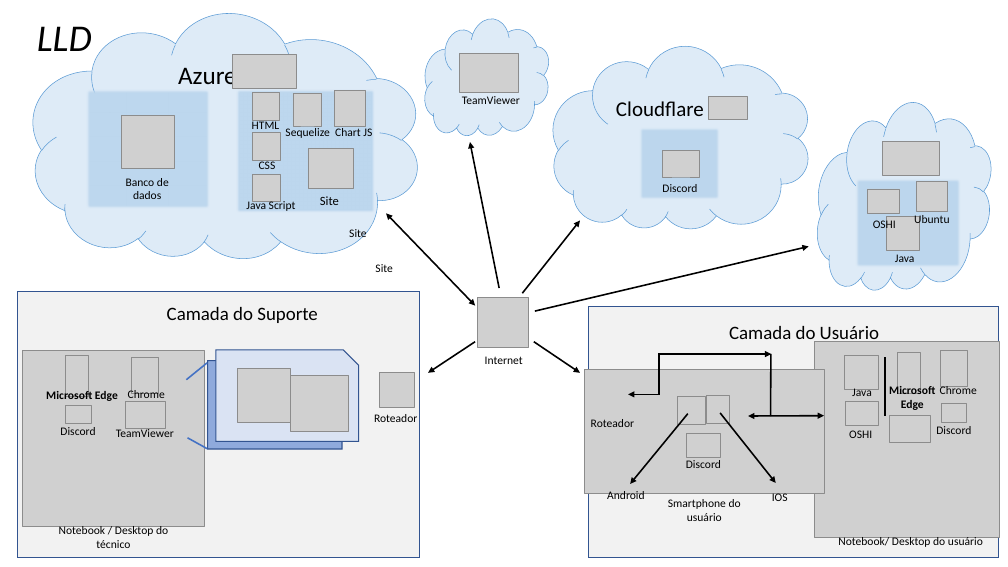
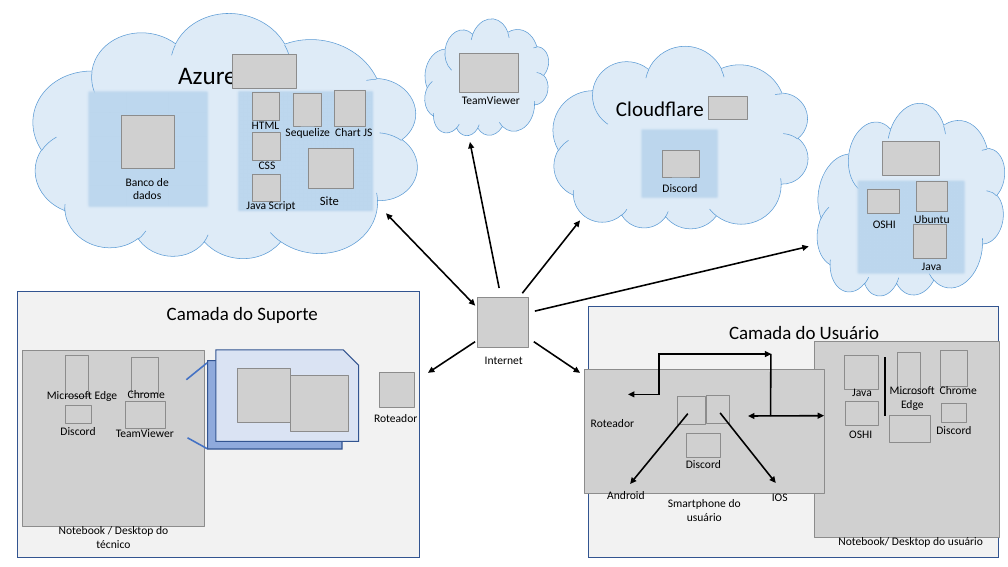
Before and after one commit to BandTec/grupo-05-adsa-20201, a slide deck: slide 1 of Análise do sistema/LLD/LLD.pptx. Drawn at 1008x567 pixels with LibreOffice and Linux fonts; fonts in the diff are those of the drawing; grey boxes stand for pictures. Boxes give left, top, right and bottom in pixels: in the first picture for what was removed or moved away, otherwise in the second. Text is boxed around its words. In the diff, an @@ line names an element or a change of style, - is before the commit and + after.

```diff
--- a/Análise do sistema/LLD/LLD.pptx
+++ b/Análise do sistema/LLD/LLD.pptx
@@ text removed at [37,26,92,51] @@
-LLD
@@ cloud: place and size @@
-cloud at [807,92,1003,305]
+cloud at [806,92,1008,312]
@@ rectangle: place and size @@
-rectangle at [855,178,961,268]
+rectangle at [855,178,968,276]
@@ text removed at [349,229,366,240] @@
-Site
@@ picture: place and size @@
-picture at [886,217,920,251]
+picture at [913,225,948,259]
@@ text removed at [375,264,392,272] @@
-Site
@@ text "Java": place and size @@
-text "Java" at [895,254,915,262]
+text "Java" at [922,262,942,270]
@@ text "Microsoft Edge" at [47,389,118,401]: bold off @@
@@ text "Microsoft Edge" at [890,385,935,410]: bold off @@
```
Also in this commit, not shown: 3 other files.
